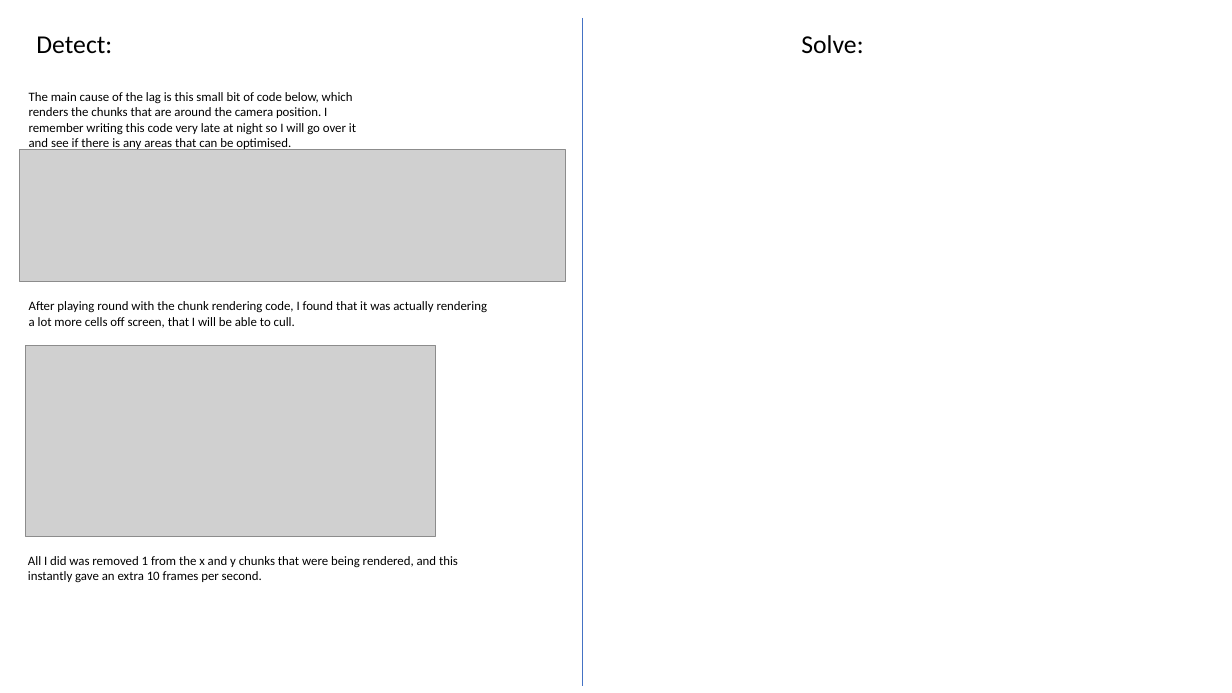
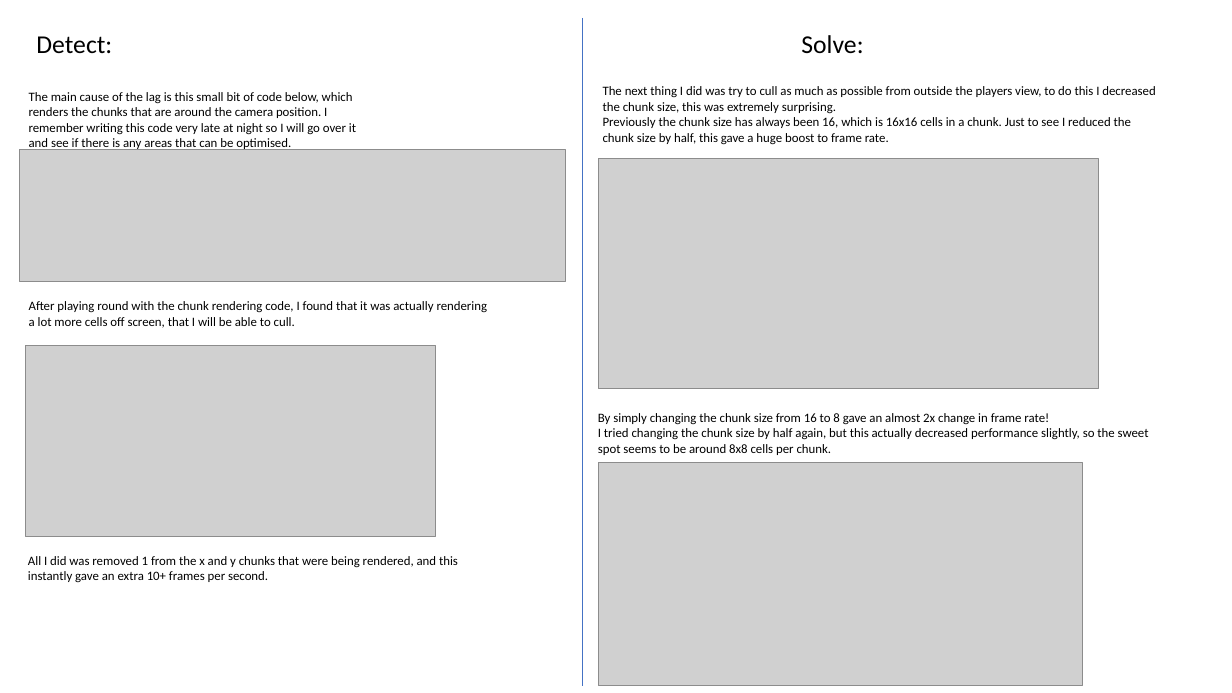
Before and after one commit to Alli1223/comp350-optimisation, a slide deck: slide 6 of OptmisationProcess.pptx. Drawn at 1232x693 pixels with LibreOffice and Linux fonts; fonts in the diff are those of the drawing; grey boxes stand for pictures. Boxes give left, top, right and bottom in pixels: in the first picture for what was removed or moved away, otherwise in the second. Text is boxed around its words. In the diff, an @@ line names an element or a change of style, - is before the commit and + after.

```diff
--- a/OptmisationProcess.pptx
+++ b/OptmisationProcess.pptx
@@ text added at (603,86,1155,145), 10 pt, text #000000 @@
+The next thing I did was try to cull as much as possible from outside the players view, to do this I decreased the chunk size, this was extremely surprising.
+Previously the chunk size has always been 16, which is 16x16 cells in a chunk. Just to see I reduced the chunk size by half, this gave a huge boost to frame rate.
@@ picture added at (599,158,1099,389) @@
@@ text added at (598,413,1149,455), 10 pt, text #000000 @@
+By simply changing the chunk size from 16 to 8 gave an almost 2x change in frame rate!
+I tried changing the chunk size by half again, but this actually decreased performance slightly, so the sweet spot seems to be around 8x8 cells per chunk.
@@ picture added at (598,462,1082,686) @@
@@ text at (28,556,458,582): text changed @@
-All I did was removed 1 from the x and y chunks that were being rendered, and this instantly gave an extra 10 frames per second.
+All I did was removed 1 from the x and y chunks that were being rendered, and this instantly gave an extra 10+ frames per second.
```
Also in this commit, not shown: 2 slides added, 6 other files.
